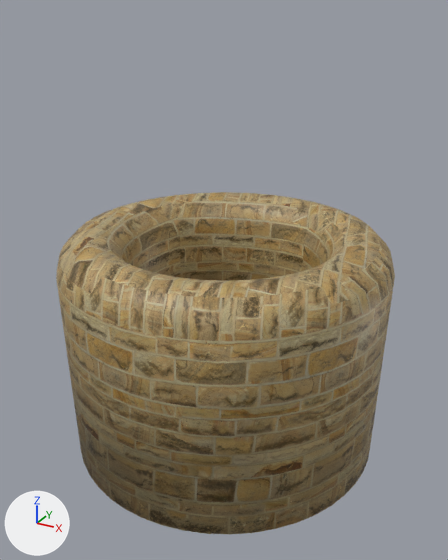
Renders of the glTF model client/models/tower/well.glb from each side of a commit.
Both versions are drawn from a 50 mm camera at (2.11, -3.86, 3.23) aimed at (0.02, -0.06, 1.33). Lighting does not change. The marker at lower left points along +X, +Y and +Z. Where no turn or scale is listed for an object, it has been applied to the vertices.

Script lines for the objects in view, before the commit:
```python
me_torus = bpy.data.meshes.new('Torus')
me_torus.from_pydata(...)  # 576 vertices, 1152 faces; spans x -1.25..1.25, y -1.25..1.25, z -1.52..0.25
me_torus.materials.append(mat_material_001)  # picture img_bricks091_1k_png_color
ob_torus = bpy.data.objects.new('Torus', me_torus)
ob_torus.location = (0.0, 0.0, 1.471)
```
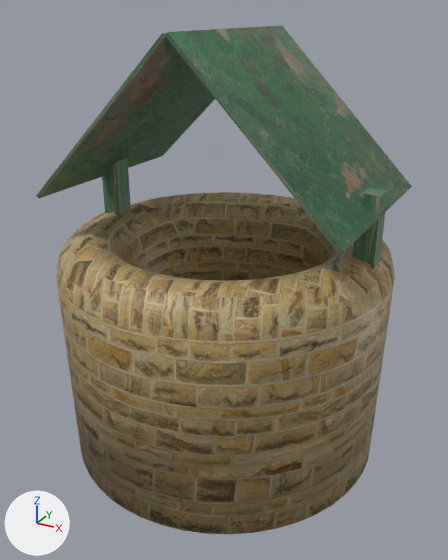
The newer file is also turned or shifted as a whole; pictures and numbers use the older file's frame.

What differs and where, as boxes [x1, y1, x2, y2] in the pictures (448 x 560 px):
```json
{"object": "Cube.002", "change": "added", "after": [36, 25, 412, 269], "on screen": "green"}
```

Edits to the scene script, one JSON object a line:
```json
{"op": "add", "block": "img_concrete_0003_color_1k", "code": ["img_concrete_0003_color_1k = load_image('concrete_0003_color_1k', '_unpacked/concrete_0003_color_1k', 1024, 1024, 'sRGB')"]}
{"op": "add", "block": "mat_material_002", "code": ["mat_material_002 = principled_material('Material.002')", "mat_material_002.texture = img_concrete_0003_color_1k"]}
{"op": "add", "block": "me_cube_003", "code": ["me_cube_003 = bpy.data.meshes.new('Cube.003')", "me_cube_003.from_pydata(...)  # 32 vertices, 48 faces; spans x -2.15..0.08, y -0.79..0.75, z -1.16..2.12", "me_cube_003.materials.append(mat_material_002)  # picture img_concrete_0003_color_1k"]}
{"op": "add", "block": "ob_cube_002", "code": ["ob_cube_002 = bpy.data.objects.new('Cube.002', me_cube_003)", "ob_cube_002.location = (1.076, 0.0, 0.993)"]}
```
